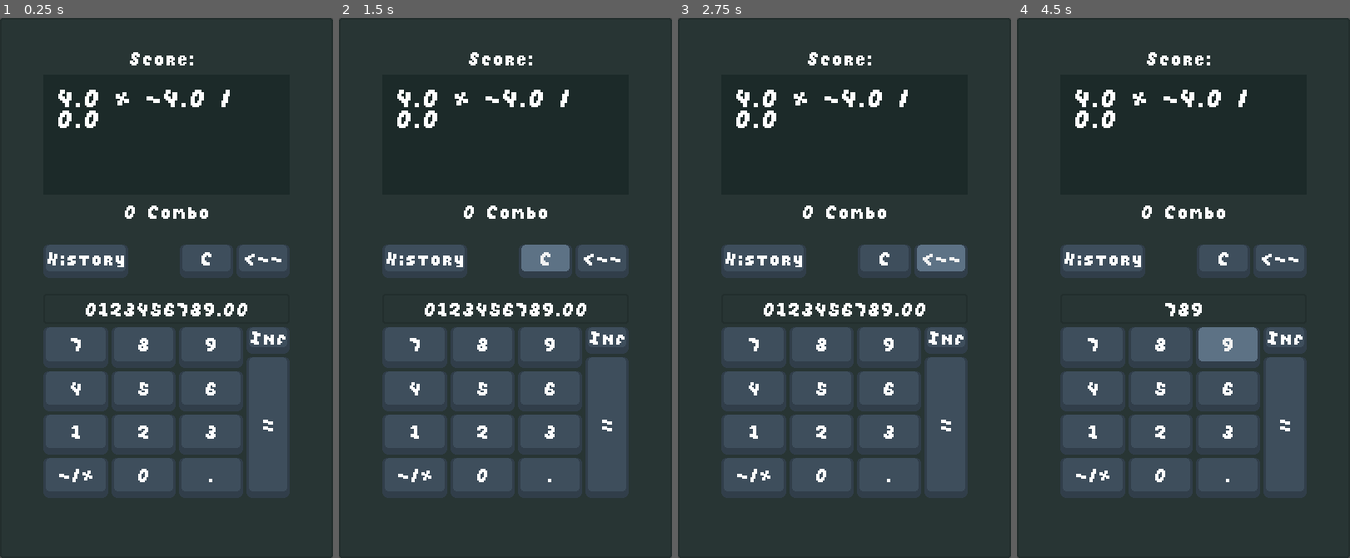
Above: before the commit, frames 1-4 (left to right).
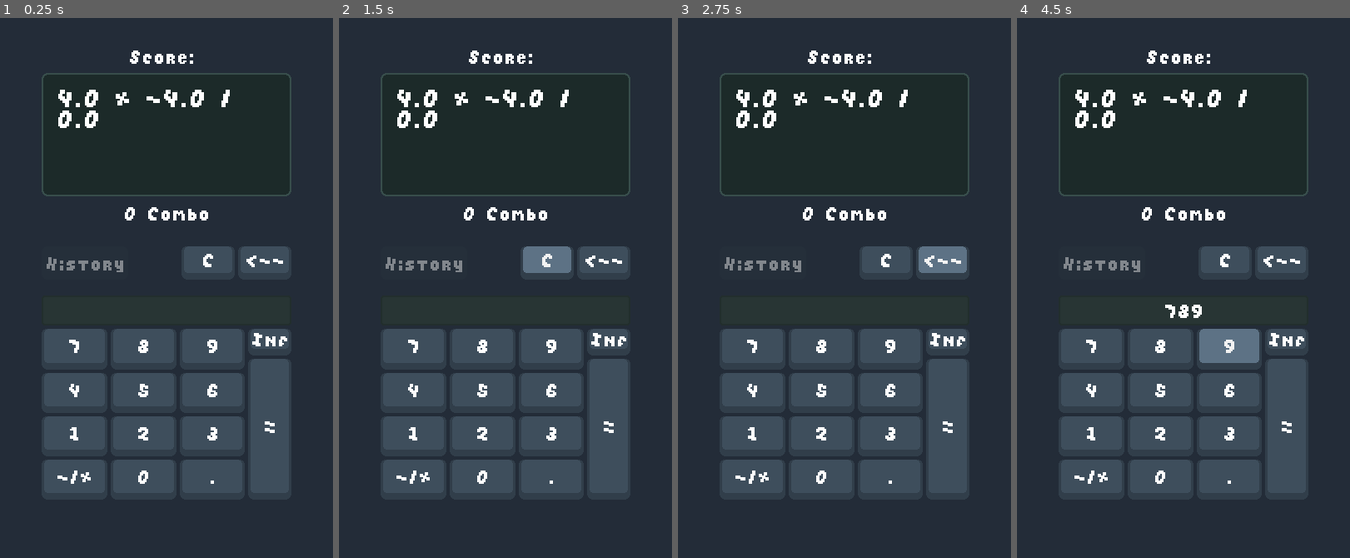
Above: after the commit, the same moments.

Repository: yDewolf/MathDungeons
Game: Godot game, scene res://core/scenes/MathTest.tscn
Same seed, same stepped clock (60 frames per second), same inputs: the game is played once before the commit and once after it.
Inputs (mouse positions are in pixels of both pictures, inside the frame that each line leads up to):
- Up to frame 1 (0.25 s): no input
- Up to frame 2 (1.5 s): click (425, 261) at 0.5 s, where only the run before the commit has a clickable "History"; click "C" at 1.25 s
- Up to frame 3 (2.75 s): click "<--" at 2 s
- Up to frame 4 (4.5 s): click "7" at 2.75 s; click "8" at 3.5 s; click "9" at 4.25 s

The runs differ from the first frame. In frame 1, 3.5% of the frame differs, in the area x 0-100%, y 0-100%; in frame 2, 3.6%; in frame 3, 3.6%; in frame 4, 3.1%.

Commit message:
Cleanup some code

Diff:
--- a/assets/themes/NumpadTheme.tres
+++ b/assets/themes/NumpadTheme.tres
@@ -1,6 +1,17 @@
-[gd_resource type="Theme" load_steps=7 format=3 uid="uid://bfqj2vwf5wtg4"]
+[gd_resource type="Theme" load_steps=8 format=3 uid="uid://bfqj2vwf5wtg4"]
 
 [ext_resource type="FontFile" uid="uid://bm6vrfibrxy0x" path="res://assets/fonts/Pixel Font.ttf" id="1_mnn8v"]
+
+[sub_resource type="StyleBoxFlat" id="StyleBoxFlat_50vhm"]
+bg_color = Color(0.145098, 0.184314, 0.227451, 1)
+border_width_left = 4
+border_width_right = 4
+border_color = Color(0.145098, 0.184314, 0.227451, 1)
+corner_radius_top_left = 8
+corner_radius_top_right = 8
+corner_radius_bottom_right = 8
+corner_radius_bottom_left = 8
+anti_aliasing = false
 
 [sub_resource type="StyleBoxEmpty" id="StyleBoxEmpty_mnn8v"]
 
@@ -55,6 +66,7 @@
 default_font = ExtResource("1_mnn8v")
 default_font_size = 18
 Button/colors/font_color = Color(1, 1, 1, 1)
+Button/styles/disabled = SubResource("StyleBoxFlat_50vhm")
 Button/styles/focus = SubResource("StyleBoxEmpty_mnn8v")
 Button/styles/hover = SubResource("StyleBoxFlat_mnn8v")
 Button/styles/normal = SubResource("StyleBoxFlat_l6bq8")
--- a/core/components/Math/Equations/abstract/MathExpression.gd
+++ b/core/components/Math/Equations/abstract/MathExpression.gd
@@ -31,7 +31,7 @@
 		if sub_expressions.is_empty():
 			break
 
-		last_result = solve_next_sub_expression(sub_expressions, current_map)
+		last_result = solve_next_sub_expression(sub_expressions)
 		if last_result == null:
 			continue
 
@@ -39,7 +39,7 @@
 
 	return last_result
 
-func solve_next_sub_expression(expressions: Array[MathExpression], current_map: Array) -> AlgebraVariable:
+func solve_next_sub_expression(expressions: Array[MathExpression]) -> AlgebraVariable:
 	if expressions.is_empty():
 		return
 
@@ -48,9 +48,6 @@
 
 	## Solve the operation with highest priority
 	var result = target_expression.solve()
-	#var idx: int = current_map.find(target_expression)
-	#current_map.remove_at(idx)
-	#current_map.insert(idx, result)
 
 	return result
 
@@ -207,8 +204,8 @@
 	return operation
 
 static func parse_variable(charactere: String, variable_name: String = "") -> AlgebraVariable:
-	var value: float = charactere.to_float()
-	var variable: AlgebraVariable = AlgebraVariable.new(value)
+	var value_: float = charactere.to_float()
+	var variable: AlgebraVariable = AlgebraVariable.new(value_)
 	variable.name = variable_name
 	if not charactere.is_valid_float():
 		variable.type = AlgebraVariable.VariableTypes.UNSET
--- a/core/components/Math/Equations/abstract/Operation.gd
+++ b/core/components/Math/Equations/abstract/Operation.gd
@@ -55,7 +55,7 @@
 	return true
 
 ## Should be overrided
-func solve_values(values: Array[AlgebraVariable]) -> AlgebraVariable:
+func solve_values(_values: Array[AlgebraVariable]) -> AlgebraVariable:
 	return AlgebraVariable.new()
 
 
--- a/core/components/Math/RandomEquationGen.gd
+++ b/core/components/Math/RandomEquationGen.gd
@@ -20,16 +20,16 @@
 @export var negative_range: bool = true
 
 func _ready() -> void:
-	return
+	pass
 
-	var start_time: int = Time.get_ticks_usec()
+	#var start_time: int = Time.get_ticks_usec()
 
-	var expression_string: String = generate_expression_string()
-	var expression: MathExpression = MathExpression.create_from_string(expression_string)
-	print(expression_string)
-	print("= ", expression.solve().get_value())
+	#var expression_string: String = generate_expression_string()
+	#var expression: MathExpression = MathExpression.create_from_string(expression_string)
+	#print(expression_string)
+	#print("= ", expression.solve().get_value())
 
-	print_rich("[color=orange]DEBUG: [color=white]TOOK [color=cyan]", Time.get_ticks_usec() - start_time, "us[color=white] to solve a equation")
+	#print_rich("[color=orange]DEBUG: [color=white]TOOK [color=cyan]", Time.get_ticks_usec() - start_time, "us[color=white] to solve a equation")
 
 
 
@@ -41,7 +41,7 @@
 	if not inclusive_range:
 		offset = -1
 
-	var max_number: int = 10 * (max_digits / decimal_digit_range) + offset
+	var max_number: int = 10 * floor(max_digits / decimal_digit_range) + offset
 	var min_number = 0
 	if enable_negative:
 		min_number = -max_number
--- a/core/components/MathProblem/ScoreHandler/ScoreHandler.gd
+++ b/core/components/MathProblem/ScoreHandler/ScoreHandler.gd
@@ -63,15 +63,15 @@
 func update_score(correct_answer: bool = false):
 	if correct_answer:
 		combo += 1
-		self.current_score += expression_value * self.score_multiplier
+		self.current_score += round(expression_value * self.score_multiplier)
 		return
 
 	combo = 0
-	self.current_score += expression_value * self.score_multiplier * -1
+	self.current_score += round(expression_value * self.score_multiplier * -1)
 
 
 func update_view(score: int):
-	self.score_view.text = "Score: " + str(self.current_score) + ""
+	self.score_view.text = "Score: " + str(score) + ""
 
 	var combo_effects = ""
 	var effects_close = ""
--- a/core/components/MathProblem/ui/MathExpressionHolder.tscn
+++ b/core/components/MathProblem/ui/MathExpressionHolder.tscn
@@ -6,6 +6,16 @@
 
 [sub_resource type="StyleBoxFlat" id="StyleBoxFlat_npv4y"]
 bg_color = Color(0.110974, 0.163335, 0.159247, 1)
+border_width_left = 2
+border_width_top = 2
+border_width_right = 2
+border_width_bottom = 2
+border_color = Color(0.213963, 0.301153, 0.29489, 1)
+corner_radius_top_left = 8
+corner_radius_top_right = 8
+corner_radius_bottom_right = 8
+corner_radius_bottom_left = 8
+anti_aliasing = false
 
 [node name="PanelContainer" type="PanelContainer" node_paths=PackedStringArray("expression_view")]
 texture_filter = 1
--- a/core/components/MathProblem/ui/numpad/VirtualNumpad.gd
+++ b/core/components/MathProblem/ui/numpad/VirtualNumpad.gd
@@ -105,7 +105,7 @@
 		return
 
 	if type == NumpadButton.ButtonTypes.CLEAR:
-		self.number_string = ""
+		self.clear_value()
 		return
 
 	if type == NumpadButton.ButtonTypes.EQUALS:
--- a/core/components/MathProblem/ui/numpad/VirtualNumpad.tscn
+++ b/core/components/MathProblem/ui/numpad/VirtualNumpad.tscn
@@ -41,7 +41,6 @@
 layout_mode = 2
 size_flags_horizontal = 3
 bbcode_enabled = true
-text = "0123456789.00"
 scroll_active = false
 horizontal_alignment = 1
 vertical_alignment = 1
--- a/core/scenes/MathTest.tscn
+++ b/core/scenes/MathTest.tscn
@@ -8,6 +8,9 @@
 [ext_resource type="Script" uid="uid://b4sha7ob4ac47" path="res://core/components/MathProblem/ScoreHandler/ScoreHandler.gd" id="4_wr8ep"]
 [ext_resource type="Script" uid="uid://x3tntnkahsqy" path="res://core/components/MathProblem/ui/numpad/NumpadButton.gd" id="5_5xw58"]
 [ext_resource type="PackedScene" uid="uid://dyl0664juyqfg" path="res://core/components/MathProblem/ui/numpad/VirtualNumpad.tscn" id="5_radsl"]
+
+[sub_resource type="StyleBoxFlat" id="StyleBoxFlat_wr8ep"]
+bg_color = Color(0.1364, 0.17402, 0.22, 1)
 
 [node name="MathTest" type="Node"]
 
@@ -21,8 +24,8 @@
 [node name="ExpressionHandler" type="Node" parent="." node_paths=PackedStringArray("random_gen", "view_holder", "warn_label", "virtual_numpad")]
 script = ExtResource("1_gvqed")
 random_gen = NodePath("../RandomEquationGen")
-view_holder = NodePath("../UI/PanelContainer/VBoxContainer/MarginContainer2/VBoxContainer/PanelContainer")
-warn_label = NodePath("../UI/PanelContainer/VBoxContainer/MarginContainer2/VBoxContainer/PanelContainer/Warning")
+view_holder = NodePath("../UI/PanelContainer/VBoxContainer/MarginContainer2/VBoxContainer/ExpressionView")
+warn_label = NodePath("../UI/PanelContainer/VBoxContainer/MarginContainer2/Warning")
 virtual_numpad = NodePath("../UI/PanelContainer/VBoxContainer/VirtualNumpad")
 expression_holder_scene = ExtResource("4_h0gn3")
 
@@ -34,6 +37,7 @@
 metadata/_custom_type_script = "uid://cpnnadgp3ccya"
 
 [node name="UI" type="Control" parent="."]
+texture_filter = 1
 layout_mode = 3
 anchors_preset = 15
 anchor_right = 1.0
@@ -50,6 +54,7 @@
 anchor_bottom = 1.0
 grow_horizontal = 2
 grow_vertical = 2
+theme_override_styles/panel = SubResource("StyleBoxFlat_wr8ep")
 
 [node name="VBoxContainer" type="VBoxContainer" parent="UI/PanelContainer"]
 layout_mode = 2
@@ -75,18 +80,9 @@
 horizontal_alignment = 1
 vertical_alignment = 1
 
-[node name="PanelContainer" parent="UI/PanelContainer/VBoxContainer/MarginContainer2/VBoxContainer" instance=ExtResource("4_h0gn3")]
+[node name="ExpressionView" parent="UI/PanelContainer/VBoxContainer/MarginContainer2/VBoxContainer" instance=ExtResource("4_h0gn3")]
 layout_mode = 2
 size_flags_vertical = 3
-
-[node name="Warning" parent="UI/PanelContainer/VBoxContainer/MarginContainer2/VBoxContainer/PanelContainer" instance=ExtResource("1_npv4y")]
-visible = false
-custom_minimum_size = Vector2(0, 32.89)
-layout_mode = 2
-text = "Acertou!!"
-horizontal_alignment = 1
-vertical_alignment = 1
-script = null
 
 [node name="ComboView" type="RichTextLabel" parent="UI/PanelContainer/VBoxContainer/MarginContainer2/VBoxContainer"]
 custom_minimum_size = Vector2(0, 32)
@@ -95,6 +91,15 @@
 text = "0 Combo"
 horizontal_alignment = 1
 vertical_alignment = 1
+
+[node name="Warning" parent="UI/PanelContainer/VBoxContainer/MarginContainer2" instance=ExtResource("1_npv4y")]
+visible = false
+custom_minimum_size = Vector2(0, 32.89)
+layout_mode = 2
+text = "Acertou!!"
+horizontal_alignment = 1
+vertical_alignment = 1
+script = null
 
 [node name="MarginContainer" type="MarginContainer" parent="UI/PanelContainer/VBoxContainer"]
 layout_mode = 2
@@ -110,8 +115,9 @@
 layout_mode = 2
 size_flags_horizontal = 3
 
-[node name="Button" type="Button" parent="UI/PanelContainer/VBoxContainer/MarginContainer/MenuHBox/MenuHBox2"]
+[node name="History" type="Button" parent="UI/PanelContainer/VBoxContainer/MarginContainer/MenuHBox/MenuHBox2"]
 layout_mode = 2
+disabled = true
 text = "History"
 
 [node name="Clear" type="Button" parent="UI/PanelContainer/VBoxContainer/MarginContainer/MenuHBox"]
@@ -135,10 +141,4 @@
 [node name="VirtualNumpad" parent="UI/PanelContainer/VBoxContainer" node_paths=PackedStringArray("external_buttons") instance=ExtResource("5_radsl")]
 texture_filter = 1
 layout_mode = 2
-external_buttons = [NodePath("../MarginContainer/MenuHBox/Backspace")]
-
-[node name="MarginContainer" type="MarginContainer" parent="UI/PanelContainer"]
-visible = false
-layout_mode = 2
-size_flags_vertical = 0
-theme_override_constants/margin_top = 50
+external_buttons = [NodePath("../MarginContainer/MenuHBox/Backspace"), NodePath("../MarginContainer/MenuHBox/Clear")]
Not shown: 1 places in core/scenes/MathTest.tscn that only renumber resources
